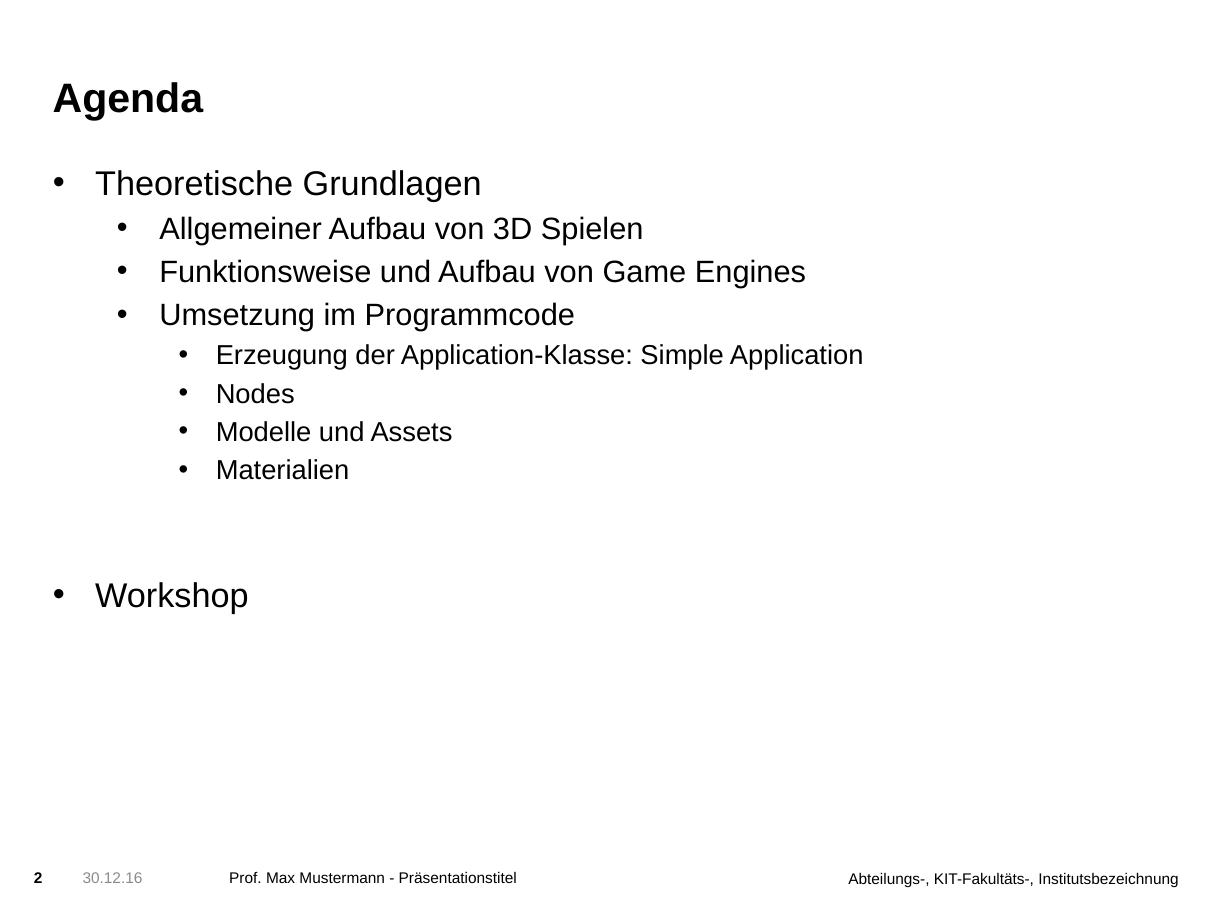
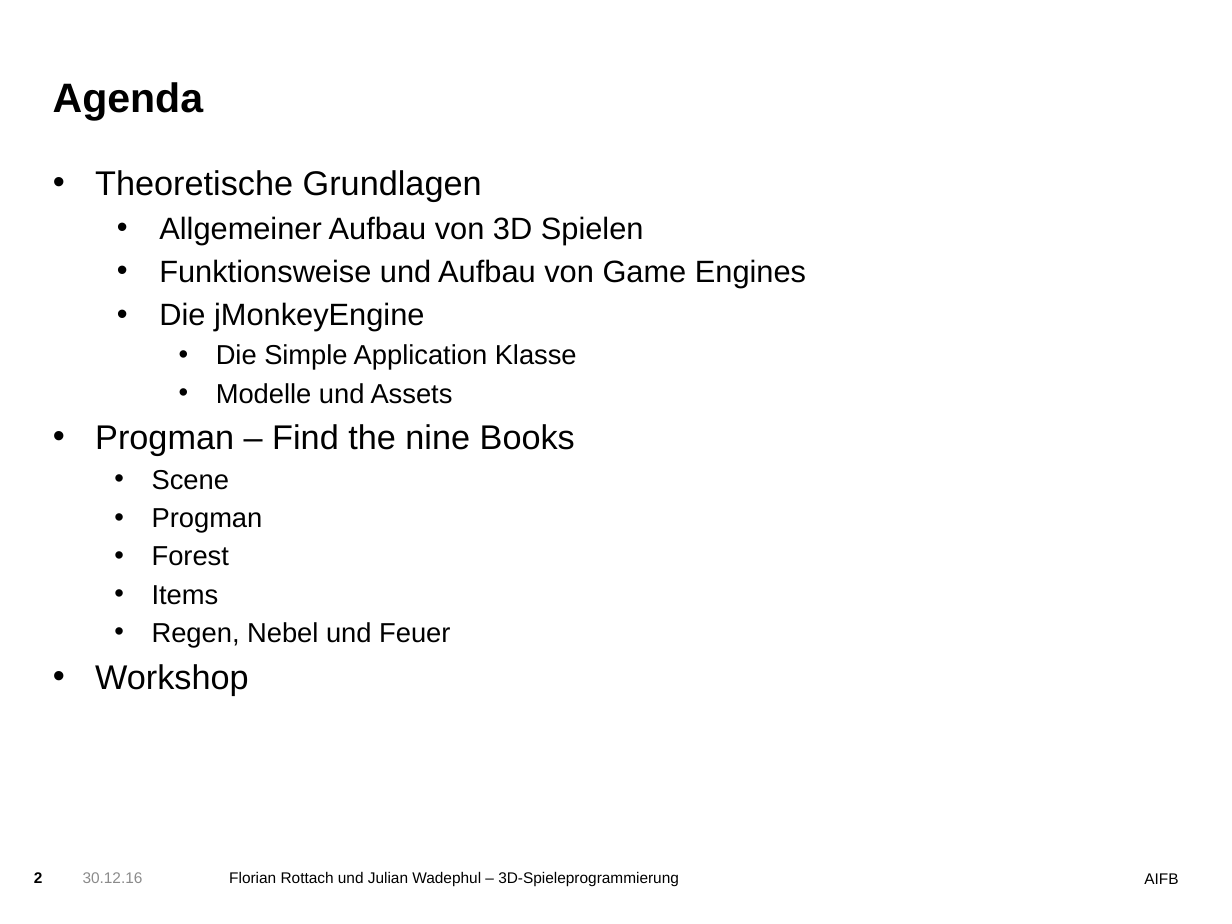
Before and after one commit to flogrammer/3DGame, a slide deck: slide 2 of Präsentation_Prog3.pptx. Drawn at 1232x924 pixels with LibreOffice and Linux fonts; fonts in the diff are those of the drawing; background and template pictures are left out. Boxes give left, top, right and bottom in pixels: in the first picture for what was removed or moved away, otherwise in the second. Text is boxed around its words. In the diff, an @@ line names an element or a change of style, - is before the commit and + after.

Commit message:
agenda fertig Präsentation

```diff
--- a/Präsentation_Prog3.pptx
+++ b/Präsentation_Prog3.pptx
@@ text at box(159, 302, 577, 370): text changed @@
-  • Umsetzung im Programmcode
-    • Erzeugung der Application-Klasse: Simple Application
-    • Nodes
+  • Die jMonkeyEngine
+    • Die Simple Application Klasse
@@ text at box(95, 424, 575, 648): text changed @@
-    • Materialien
+• Progman – Find the nine Books
+    • Scene
+    • Progman
+    • Forest
+    • Items
+    • Regen, Nebel und Feuer
@@ text at box(229, 871, 679, 887): text changed @@
-Prof. Max Mustermann - Präsentationstitel
+Florian Rottach und Julian Wadephul – 3D-Spieleprogrammierung
@@ text at box(1144, 873, 1178, 884): text changed @@
-Abteilungs-, KIT-Fakultäts-, Institutsbezeichnung
+AIFB
```
Also in this commit, not shown: 1 other file.
